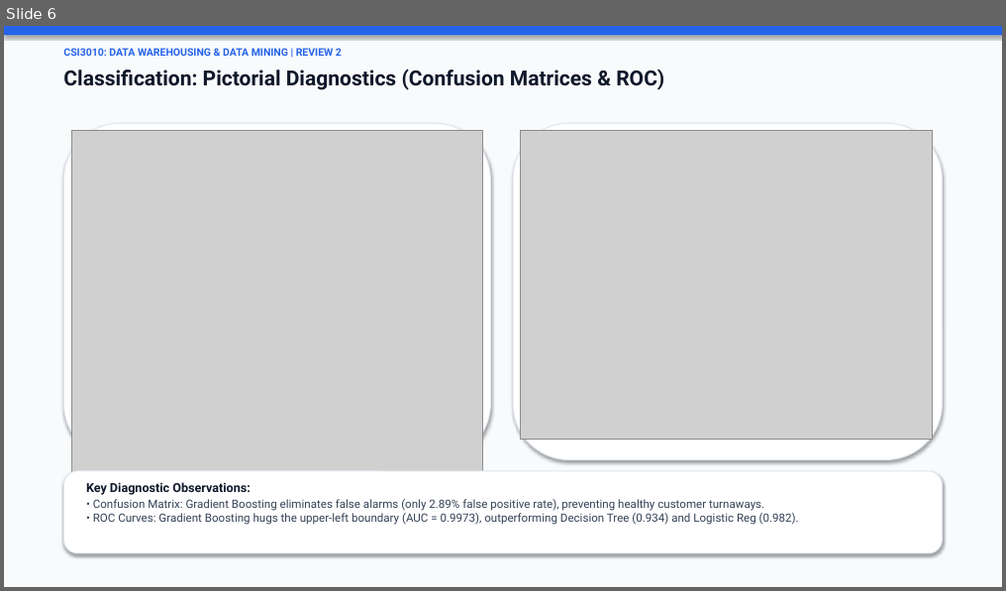
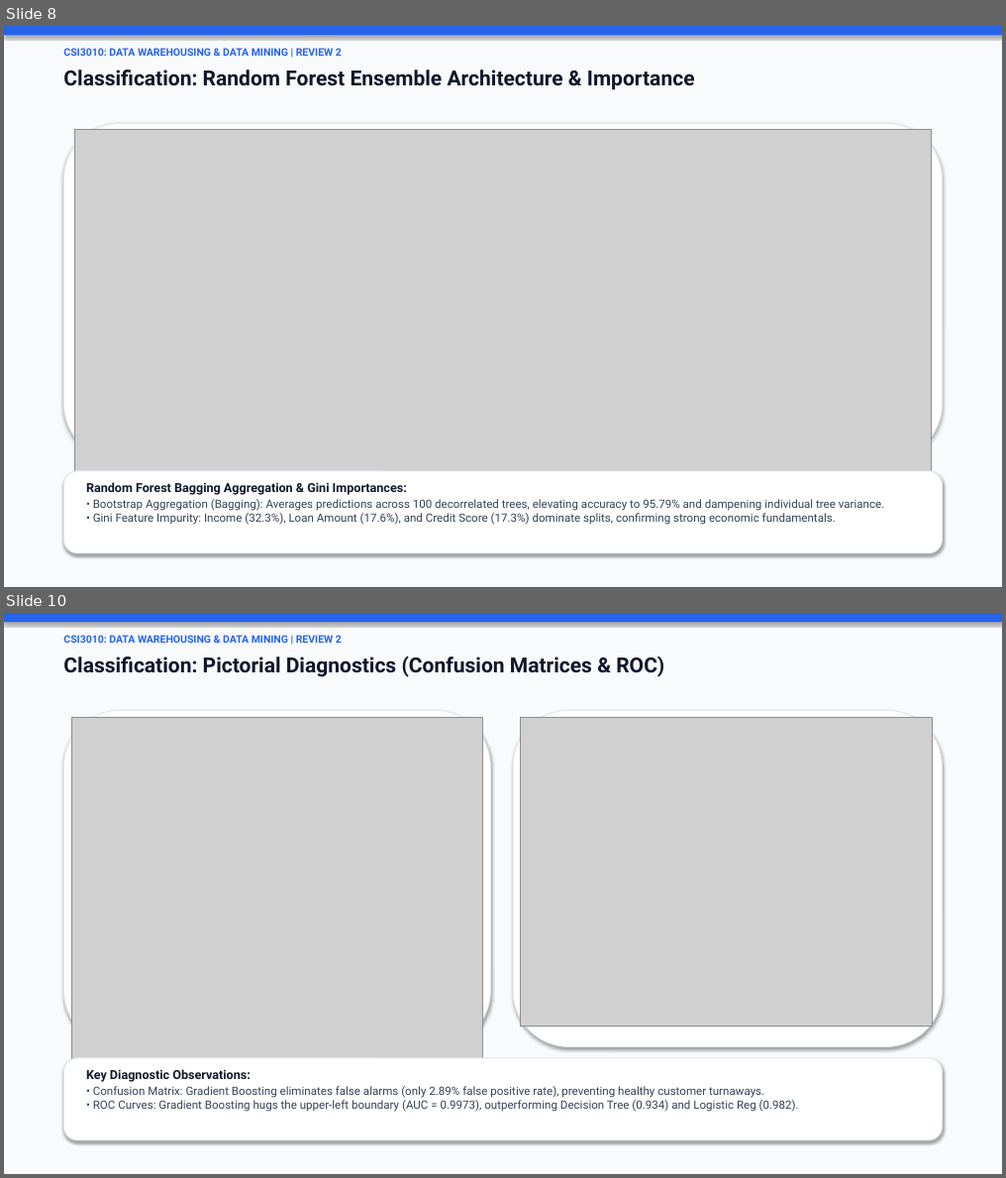
Before and after one commit to MahaprabhuK/Byte_Brigades_Loan_Default, a slide deck: Review2_ByteBrigades_LoanDefault.pptx. Shown one above the other, each under a label of ours: slide 6 before the commit, slides 8 and 10 after it; the slides between them are not shown. The pictures are 1006x591 and 1006x1178 pixels, drawn with LibreOffice and Linux fonts; fonts in the diff are those of the drawing; grey boxes stand for pictures. Boxes give left, top, right and bottom in pixels: in the first picture for what was removed or moved away, otherwise in the second. Text is boxed around its words. In the diff, an @@ line names an element or a change of style, - is before the commit and + after.

Commit message:
feat(presentation): add multi-algorithm comparative visuals across classification, clustering, association rules, and prediction

```diff
--- a/Review2_ByteBrigades_LoanDefault.pptx
+++ b/Review2_ByteBrigades_LoanDefault.pptx
@@ slide 8 added at (4, 26, 1002, 587), background #F8FAFC @@
@@ rectangle added at (4, 26, 1002, 35), fill #2563EB @@
@@ text added at (63, 48, 342, 56), 10 pt, text #2563EB, bold @@
+CSI3010: DATA WAREHOUSING & DATA MINING | REVIEW 2
@@ text added at (63, 70, 695, 90), 20 pt, text #0F172A, bold @@
+Classification: Random Forest Ensemble Architecture & Importance
@@ rounded rectangle added at (63, 123, 943, 461), fill #FFFFFF, outline #E2E8F0 1 pt @@
@@ picture added at (75, 129, 931, 472) @@
@@ rounded rectangle added at (63, 472, 943, 554), fill #FFFFFF, outline #E2E8F0 1 pt @@
@@ text added at (86, 482, 884, 525), 11 pt, text #334155 @@
+Random Forest Bagging Aggregation & Gini Importances:
+• Bootstrap Aggregation (Bagging): Averages predictions across 100 decorrelated trees, elevating accuracy to 95.79% and dampening individual tree variance.
+• Gini Feature Impurity: Income (32.3%), Loan Amount (17.6%), and Credit Score (17.3%) dominate splits, confirming strong economic fundamentals.
@@ what was slide 6 is now slide 10 @@
```
Also in this commit, not shown: 1 slide changed, 6 other slides added, 11 other files.
